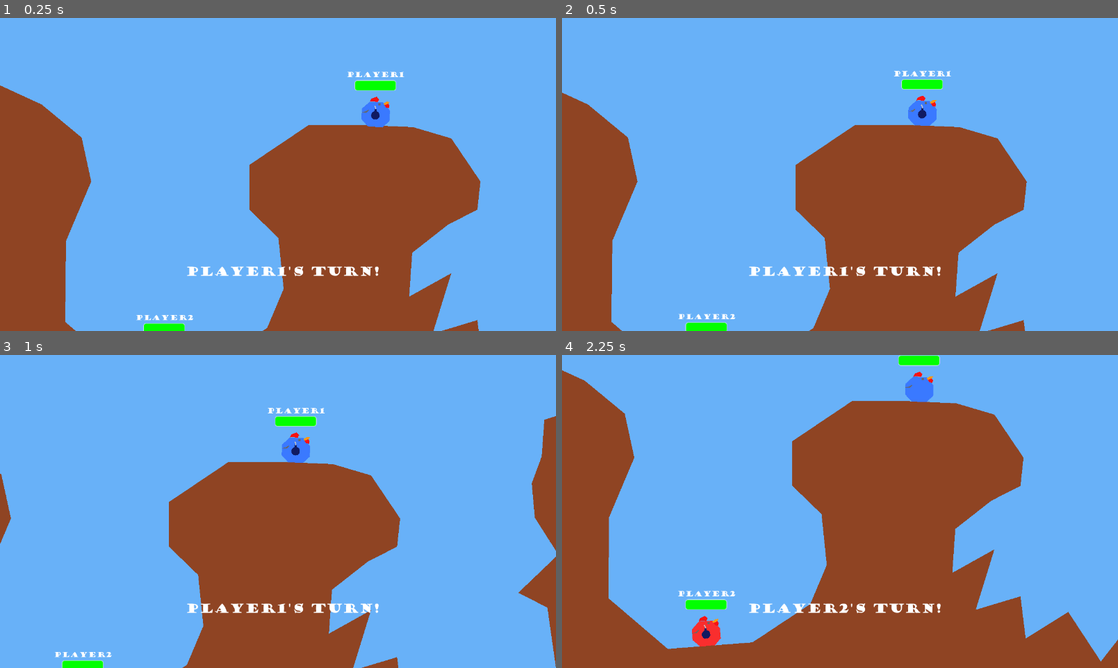
Above: before the commit, frames 1-4 (two rows, left to right).
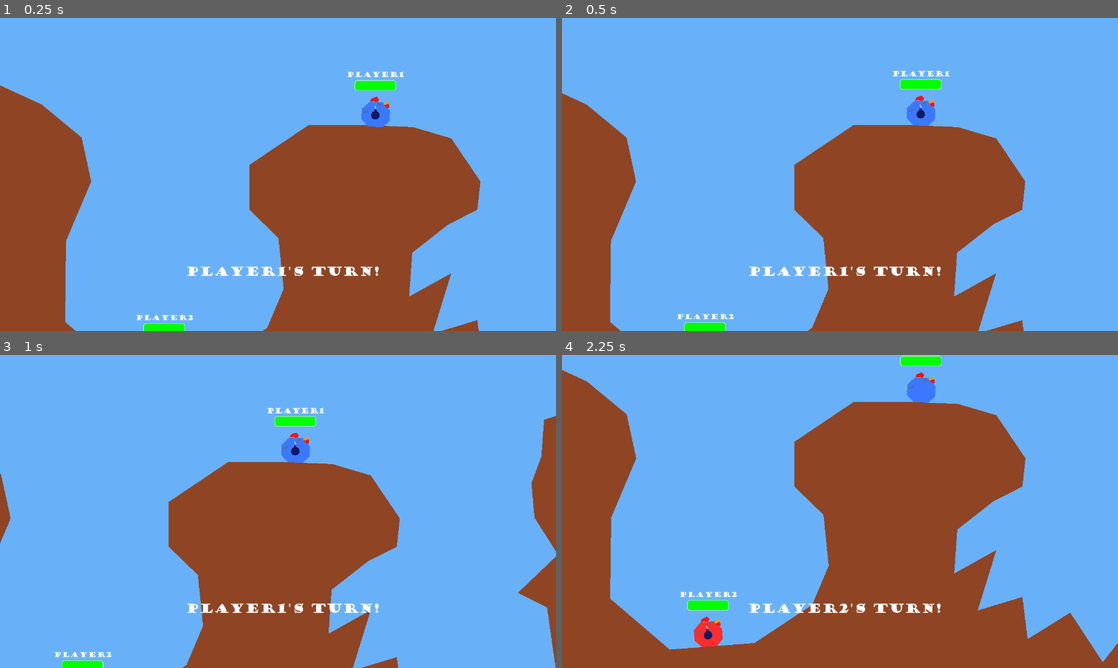
Above: after the commit, the same moments.

Repository: Athakaspen/NotWorms
Game: Godot game, scene res://MainScenes/Level.tscn
Two runs of this game, one before a commit and one after it. Both use one fixed random seed, a clock stepped at 60 frames per second and the inputs below.
Inputs (mouse positions are in pixels of both pictures, inside the frame that each line leads up to):
- Up to frame 1 (0.25 s): no input
- Up to frame 2 (0.5 s): no input
- Up to frame 3 (1 s): move the mouse to (400, 495) at 0.52 s; press the mouse at (400, 495) at 0.53 s; hold D (right) from 0.53 s (still down); tap W (jump) at 0.77 s
- Up to frame 4 (2.25 s): release D (right) at 1.25 s; release the mouse at (962, 495) at 1.25 s; click "Ready!" at 1.25 s; click "End Turn" at 2 s

Frame 1 is identical in both runs. In frame 2, 1.1% of the frame differs, in the area x 0-84%, y 16-100%; in frame 3, 0.4%; in frame 4, 2.0%, in the area x 0-100%, y 0-98%.

Commit message:
Health and Death complete-ish, menu loop added. MatchInfo Singleton added.

Diff:
--- a/MainScenes/Level.tscn
+++ b/MainScenes/Level.tscn
@@ -9,6 +9,9 @@
 [ext_resource path="res://Sprites/whitecircle.png" type="Texture" id=7]
 [ext_resource path="res://Scripts/MatchUI.gd" type="Script" id=8]
 
+[sub_resource type="RectangleShape2D" id=3]
+extents = Vector2( 4137, 110.188 )
+
 [sub_resource type="Gradient" id=2]
 offsets = PoolRealArray( 0.0731707, 0.334495, 0.519164, 0.832753 )
 colors = PoolColorArray( 1, 0.09375, 0.09375, 1, 0.992188, 1, 0, 1, 0.890944, 1, 0.00637755, 1, 0, 1, 0.0625, 1 )
@@ -17,6 +20,14 @@
 script = ExtResource( 1 )
 
 [node name="Terrain" parent="." instance=ExtResource( 2 )]
+
+[node name="ProjectileHolder" type="Node2D" parent="."]
+
+[node name="DeathPlane" type="Area2D" parent="."]
+
+[node name="CollisionShape2D" type="CollisionShape2D" parent="DeathPlane"]
+position = Vector2( 972, 1448 )
+shape = SubResource( 3 )
 
 [node name="TurnQueue" type="Node" parent="."]
 script = ExtResource( 4 )
@@ -48,9 +59,9 @@
 smoothing_enabled = true
 smoothing_speed = 3.0
 
-[node name="CanvasLayer" type="CanvasLayer" parent="."]
+[node name="UICanvas" type="CanvasLayer" parent="."]
 
-[node name="UIHolder" type="Control" parent="CanvasLayer"]
+[node name="UIHolder" type="Control" parent="UICanvas"]
 margin_right = 40.0
 margin_bottom = 40.0
 script = ExtResource( 8 )
@@ -58,11 +69,11 @@
 "_edit_use_anchors_": false
 }
 
-[node name="Preturn" type="Control" parent="CanvasLayer/UIHolder"]
+[node name="Preturn" type="Control" parent="UICanvas/UIHolder"]
 margin_right = 40.0
 margin_bottom = 40.0
 
-[node name="TurnLabelCenter" type="Label" parent="CanvasLayer/UIHolder/Preturn"]
+[node name="TurnLabelCenter" type="Label" parent="UICanvas/UIHolder/Preturn"]
 margin_left = 428.0
 margin_top = 564.0
 margin_right = 875.0
@@ -73,7 +84,7 @@
 "_edit_use_anchors_": false
 }
 
-[node name="ReadyButton" type="Button" parent="CanvasLayer/UIHolder/Preturn"]
+[node name="ReadyButton" type="Button" parent="UICanvas/UIHolder/Preturn"]
 margin_left = 514.0
 margin_top = 448.0
 margin_right = 792.0
@@ -81,14 +92,14 @@
 custom_fonts/font = ExtResource( 5 )
 text = "Ready!"
 
-[node name="Turn" type="Control" parent="CanvasLayer/UIHolder"]
+[node name="Turn" type="Control" parent="UICanvas/UIHolder"]
 margin_right = 40.0
 margin_bottom = 40.0
 __meta__ = {
 "_edit_use_anchors_": false
 }
 
-[node name="TurnLabelCorner" type="Label" parent="CanvasLayer/UIHolder/Turn"]
+[node name="TurnLabelCorner" type="Label" parent="UICanvas/UIHolder/Turn"]
 margin_left = 26.0
 margin_top = 22.0
 margin_right = 392.0
@@ -99,7 +110,7 @@
 "_edit_use_anchors_": false
 }
 
-[node name="TurnTimer" type="TextureProgress" parent="CanvasLayer/UIHolder/Turn"]
+[node name="TurnTimer" type="TextureProgress" parent="UICanvas/UIHolder/Turn"]
 margin_left = 1131.0
 margin_top = 19.0
 margin_right = 1259.0
@@ -115,7 +126,7 @@
 }
 TimeGradient = SubResource( 2 )
 
-[node name="EndTurnButton" type="Button" parent="CanvasLayer/UIHolder/Turn"]
+[node name="EndTurnButton" type="Button" parent="UICanvas/UIHolder/Turn"]
 margin_left = 982.0
 margin_top = 636.0
 margin_right = 1263.0
@@ -126,8 +137,32 @@
 "_edit_use_anchors_": false
 }
 
-[connection signal="pressed" from="CanvasLayer/UIHolder/Preturn/ReadyButton" to="CanvasLayer/UIHolder" method="_on_ReadyButton_pressed"]
-[connection signal="pressed" from="CanvasLayer/UIHolder/Turn/EndTurnButton" to="CanvasLayer/UIHolder" method="_on_EndTurnButton_pressed"]
+[node name="DeathToast" type="Control" parent="UICanvas/UIHolder"]
+margin_right = 40.0
+margin_bottom = 40.0
+__meta__ = {
+"_edit_use_anchors_": false
+}
+
+[node name="Text" type="Label" parent="UICanvas/UIHolder/DeathToast"]
+margin_left = 395.0
+margin_top = 200.0
+margin_right = 914.0
+margin_bottom = 239.0
+custom_fonts/font = ExtResource( 5 )
+text = "PlayerX has Died!"
+__meta__ = {
+"_edit_use_anchors_": false
+}
+
+[node name="DeathToastTimer" type="Timer" parent="UICanvas/UIHolder/DeathToast"]
+wait_time = 2.5
+one_shot = true
+
+[connection signal="body_entered" from="DeathPlane" to="." method="_on_DeathPlane_body_entered"]
+[connection signal="pressed" from="UICanvas/UIHolder/Preturn/ReadyButton" to="UICanvas/UIHolder" method="_on_ReadyButton_pressed"]
+[connection signal="pressed" from="UICanvas/UIHolder/Turn/EndTurnButton" to="UICanvas/UIHolder" method="_on_EndTurnButton_pressed"]
+[connection signal="timeout" from="UICanvas/UIHolder/DeathToast/DeathToastTimer" to="UICanvas/UIHolder" method="_on_DeathToastTimer_timeout"]
 
 [editable path="TurnQueue/Player1"]
 [editable path="TurnQueue/Player1/PlayerBody"]
--- a/MainScenes/Menu.tscn
+++ b/MainScenes/Menu.tscn
@@ -1,6 +1,7 @@
-[gd_scene load_steps=2 format=2]
+[gd_scene load_steps=3 format=2]
 
 [ext_resource path="res://Scripts/Menu.gd" type="Script" id=1]
+[ext_resource path="res://Fonts/TestFont.tres" type="DynamicFont" id=2]
 
 [node name="Menu" type="Node2D"]
 script = ExtResource( 1 )
@@ -13,10 +14,11 @@
 }
 
 [node name="StartButton" type="Button" parent="MenuHolder"]
-margin_left = 200.0
-margin_top = 349.0
-margin_right = 852.0
-margin_bottom = 601.0
+margin_left = 389.0
+margin_top = 412.0
+margin_right = 864.0
+margin_bottom = 585.0
+custom_fonts/font = ExtResource( 2 )
 text = "Start"
 __meta__ = {
 "_edit_use_anchors_": false
--- /dev/null
+++ b/MainScenes/WinScreen.tscn
@@ -0,0 +1,41 @@
+[gd_scene load_steps=3 format=2]
+
+[ext_resource path="res://Fonts/TestFont.tres" type="DynamicFont" id=1]
+[ext_resource path="res://Scripts/WinScreen.gd" type="Script" id=2]
+
+[node name="WinScreen" type="Node2D"]
+script = ExtResource( 2 )
+
+[node name="UI" type="Control" parent="."]
+margin_right = 40.0
+margin_bottom = 40.0
+__meta__ = {
+"_edit_use_anchors_": false
+}
+
+[node name="Title" type="Label" parent="UI"]
+margin_left = 423.0
+margin_top = 171.0
+margin_right = 833.0
+margin_bottom = 210.0
+custom_fonts/font = ExtResource( 1 )
+text = "PlayerX Wins!"
+
+[node name="MainMenuButton" type="Button" parent="UI"]
+margin_left = 464.0
+margin_top = 497.0
+margin_right = 810.0
+margin_bottom = 602.0
+custom_fonts/font = ExtResource( 1 )
+text = "Main Menu"
+__meta__ = {
+"_edit_use_anchors_": false
+}
+
+[node name="PlayerHolder" type="Position2D" parent="."]
+position = Vector2( 635, 346 )
+
+[node name="_placeholder" type="Polygon2D" parent="PlayerHolder"]
+polygon = PoolVector2Array( -43, 48, -83, -16, -41, -66, 46, -69, 67, -43, 52, 18, 38, 53, -5, 56 )
+
+[connection signal="pressed" from="UI/MainMenuButton" to="." method="_on_MainMenuButton_pressed"]
--- a/Scripts/Level.gd
+++ b/Scripts/Level.gd
@@ -2,7 +2,8 @@
 
 onready var camera = $GameCamera
 onready var turn_queue = $TurnQueue
-onready var UI = $CanvasLayer/UIHolder
+onready var UI = $UICanvas/UIHolder
+onready var projectile_holder = $ProjectileHolder
 
 # Called when the node enters the scene tree for the first time.
 func _ready():
@@ -16,13 +17,12 @@
 
 	turn_queue.initialize()
 
-	update_camera(turn_queue.get_current_player().get_body())
+	update_camera(turn_queue.get_camera_point())
 
 
 # Called every frame. 'delta' is the elapsed time since the previous frame.
 func _process(_delta):
-	update_camera(turn_queue.get_current_player().get_body(),
-		turn_queue.get_camera_mode())
+	update_camera(turn_queue.get_camera_point())
 	update_UI()
 
 
@@ -30,11 +30,11 @@
 	UI.set_timer_progress(turn_queue.get_timer_progress())
 	UI.set_current_player_name(turn_queue.get_current_player().name)
 
-func update_camera(player, includeMouse := true):
-	if not includeMouse:
-		# Camera follows player
-		camera.global_position = player.global_position
-	else:
-		# Camera sits between player and aim point
-		camera.global_position = \
-			(2*player.global_position + get_global_mouse_position()) / 3
+func update_camera(point : Vector2):
+	camera.global_position = point
+
+
+# Kill players in death plane
+func _on_DeathPlane_body_entered(body):
+	if body.is_in_group("Player"):
+		body.parent.do_damage(10000)
--- a/Scripts/MatchUI.gd
+++ b/Scripts/MatchUI.gd
@@ -9,7 +9,7 @@
 
 # Called when the node enters the scene tree for the first time.
 func _ready():
-	pass # Replace with function body.
+	$DeathToast.visible = false
 
 
 # Called every frame. 'delta' is the elapsed time since the previous frame.
@@ -23,6 +23,11 @@
 	cur_player = value
 	$Turn/TurnLabelCorner.text = cur_player + "'s Turn!"
 	$Preturn/TurnLabelCenter.text = cur_player + "'s Turn!"
+
+func do_deathtoast(playername:String) -> void:
+	$DeathToast/Text.text = playername + " has Died!"
+	$DeathToast.visible = true
+	$DeathToast/DeathToastTimer.start()
 
 func init_preturn():
 	$Turn.visible = false
@@ -42,3 +47,7 @@
 
 func _on_ReadyButton_pressed():
 	emit_signal("start_turn")
+
+
+func _on_DeathToastTimer_timeout():
+	$DeathToast.visible = false
--- a/Scripts/Player.gd
+++ b/Scripts/Player.gd
@@ -1,4 +1,4 @@
-extends Node
+extends Node2D
 
 class_name Player
 
@@ -6,11 +6,17 @@
 
 onready var player_body = $PlayerBody
 onready var turn_timer = $TurnTimer
+onready var turn_queue = $".."
+onready var aim_point = $AimPoint
 
-export var MAX_HEALTH = 1
+export var MAX_HEALTH = 100
 var health
 
-var is_dead = false
+# bool, is it this players turn or not
+var is_my_turn := false
+var is_dead := false
+# this used to make sure you don't die after winning
+var is_invincible := false
 
 # Called when the node enters the scene tree for the first time.
 func _ready():
@@ -22,10 +28,10 @@
 	# ah cahnt dyu aneethin if ahm ded
 	#if is_dead: return
 
+	aim_point.global_position = get_global_mouse_position()
+
 	# Stick tag to player's head
 	$Tag.position = $PlayerBody.position + Vector2.UP * 50
-	print(health + MAX_HEALTH)
-	print(float(health)/float(MAX_HEALTH))
 
 # This function is called when the "Ready Up" screen shows,
 # before the actual turn begins. It's here to set up visuals mostly.
@@ -35,6 +41,7 @@
 func play_turn(turn_dur:float) -> void:
 	# print("It's %s's turn!" % name)
 
+	is_my_turn = true
 	turn_timer.wait_time = turn_dur
 
 	# Set active player's body to active
@@ -50,6 +57,7 @@
 
 func end_turn():
 	player_body.set_turn_active(false)
+	is_my_turn = false
 	# Stop the timer if it's still going
 	turn_timer.stop()
 	emit_signal("turn_done")
@@ -64,6 +72,9 @@
 	return turn_timer.time_left/turn_timer.wait_time
 
 func do_damage(value:int) -> void:
+
+	if is_invincible: return
+
 	# decrease health
 	health = int(clamp(health-value, 0, MAX_HEALTH))
 
@@ -77,7 +88,27 @@
 
 # TODO: Death... State? Turn? Basically need to delete self more carefully
 func die():
-	self.queue_free()
+	turn_queue.level.UI.do_deathtoast(name)
+	MatchInfo.rec_death(name)
+	if not is_my_turn:
+
+		# Replace queue_free with remove_child. A reference to the player node
+		# is kept in MatchInfo for later.
+		#self.queue_free()
+		get_parent().remove_child(self)
+
+	else:
+		self.visible = false
+		player_body.sleeping = true
+		yield(self, "turn_done")
+
+		# Replace queue_free with remove_child. A reference to the player node
+		# is kept in MatchInfo for later.
+		#self.queue_free()
+		get_parent().remove_child(self)
+
+func set_invincible():
+	is_invincible = true
 
 func _on_TurnTimer_timeout():
 	end_turn()
--- a/Scripts/PlayerBody.gd
+++ b/Scripts/PlayerBody.gd
@@ -4,14 +4,14 @@
 
 var bomb = preload("res://SubScenes/Weapons/Bomb.tscn")
 
-#var gravity := 400.0
 export var move_force := 1100.0
 export var MAX_SPEED = 400
 export var H_damping := 3.0
-#var velocity := Vector2.ZERO
 export var bomb_velocity := 600.0
 export var jump_force := 350.0
 export var air_jump_scalar := 0.65
+
+onready var parent = $".."
 
 var is_active := false
 
@@ -38,7 +38,7 @@
 	# Bail if it's not ur turn
 	if not is_active: return
 
-	$RotPoint.look_at(get_global_mouse_position())
+	$RotPoint.look_at(parent.aim_point.global_position)
 
 #	if Input.is_action_just_pressed("shoot"):
 #		var b = bomb.instance()
@@ -54,7 +54,7 @@
 	if event.is_action_pressed("shoot"):
 		var b = bomb.instance()
 		b.transform = $RotPoint/ShootPoint.global_transform
-		get_parent().add_child(b)
+		parent.turn_queue.level.projectile_holder.add_child(b)
 		b.apply_central_impulse(b.transform.x * bomb_velocity * b.mass)
 
 func _physics_process(delta: float) -> void:
--- /dev/null
+++ b/Scripts/Singletons/MatchInfo.gd
@@ -0,0 +1,30 @@
+extends Node
+
+
+var winner:String = "UNDEFINED"
+
+var death_order = []
+
+var player_info = {}
+
+# Called when the node enters the scene tree for the first time.
+func _ready():
+	pass # Replace with function body.
+
+# Get information at the start of a match
+func initialize_match(turn_queue:TurnQueue) -> void:
+	winner = "UNDEFINED"
+
+	# Create a dict of the players to reference later
+	for player in turn_queue.get_children():
+		player_info[player.name] = player
+
+	return
+
+# Set the name of the winner, for use on winscreen
+func set_winner(playername:String):
+	winner = playername
+
+# Record a death, for potential use later
+func rec_death(playername:String):
+	death_order.append(playername)
--- a/Scripts/TurnQueue.gd
+++ b/Scripts/TurnQueue.gd
@@ -1,6 +1,8 @@
 extends Node
 
 class_name TurnQueue
+
+var winscreen_path := "res://MainScenes/WinScreen.tscn"
 
 export(float) var turnDuration = 7.0
 
@@ -8,18 +10,28 @@
 	INIT,
 	PRETURN,
 	TURN,
-	POSTTURN
+	POSTTURN,
+	GAMEOVER
 }
 var STATE = State.INIT
+
+enum CamMode {
+	PLAYER,
+	MIDPOINT,
+	PROJECTILE
+}
+var CAM_MODE = CamMode.PLAYER
 
 # reference to parent
 # not sure if this is really necessary
 onready var level = $".."
 
 var active_player : Player
+var winner : Player = null
 
 func initialize():
 	active_player = get_child(0)
+	MatchInfo.initialize_match(self)
 	main_loop()
 
 func main_loop():
@@ -29,29 +41,90 @@
 		STATE = State.TURN
 		yield(play_turn(), "completed")
 
+		# Stop if we've detected that the game is over
+		if STATE == State.GAMEOVER: break
+
+		var new_index : int = (active_player.get_index() + 1) % get_child_count()
+		active_player = get_child(new_index)
+
+func _process(delta : float) -> void:
+	check_win()
+
 func init_preturn():
 	active_player.init_preturn()
 	level.UI.init_preturn()
+	CAM_MODE = CamMode.PLAYER
 	yield(level.UI, "start_turn")
 
 func play_turn():
 	level.UI.init_turn()
+	CAM_MODE = CamMode.MIDPOINT
 	yield(active_player.play_turn(turnDuration), "completed")
-	var new_index : int = (active_player.get_index() + 1) % get_child_count()
-	active_player = get_child(new_index)
 
 func get_current_player() -> Player:
 	return active_player
 
 func get_timer_progress() -> float:
+	if STATE == State.GAMEOVER: return 0.0
 	return active_player.get_timer_progress()
 
-# Badly named function. true means to include the mouse
-# position in camera position, false means base cam position
-# only on player position. Very confusing.
-func get_camera_mode() -> bool:
-	# Only return false in PRETURN state
-	return STATE != State.PRETURN
+func check_win() -> void:
+
+	# Don't check wins again after one was found
+	if STATE == State.GAMEOVER: return
+
+	var num_players = get_child_count()
+	#print ("Checking win... " + str(num_players) + " Players...")
+
+	if num_players >= 2:
+		# no winner
+		return
+	elif num_players == 1:
+		# We have a winner!
+		STATE = State.GAMEOVER
+		winner = get_child(0)
+		print("Winner: " + winner.name)
+		MatchInfo.set_winner(winner.name)
+
+		winner.set_invincible()
+
+		# Remove the winner as a child or it will be forably deleted
+		remove_child(winner)
+		# Go straight to win screen
+		get_tree().change_scene(winscreen_path)
+
+		pass
+	else:
+		# Num Players is 0, we have a problem
+		print("This is a problem")
+		STATE = State.GAMEOVER
+		level.UI.do_deathtoast("Everyone")
+
+var prev_cam_point : Vector2
+
+# Return the point the camera should be moving towards this frame.
+func get_camera_point() -> Vector2:
+
+	check_win()
+
+	#If the game is over, don't move the camera, to be safe
+	if STATE == State.GAMEOVER: return prev_cam_point
+
+	var player_pos = active_player.player_body.global_position
+	var cam_point = Vector2.ZERO
+	match CAM_MODE:
+		CamMode.PLAYER:
+			# follow player only
+			cam_point = player_pos
+		CamMode.MIDPOINT:
+			# follow weighted midpoint of aiming
+			cam_point = (2*player_pos + active_player.aim_point.global_position) / 3
+		CamMode.PROJECTILE:
+			#TODO
+			cam_point = Vector2.ZERO
+
+	prev_cam_point = cam_point
+	return cam_point
 
 func end_turn() -> void:
 	print("Turn ended by external caller")
--- /dev/null
+++ b/Scripts/WinScreen.gd
@@ -0,0 +1,31 @@
+extends Node2D
+
+var menu_path = "res://MainScenes/Menu.tscn"
+
+# Declare member variables here. Examples:
+# var a = 2
+# var b = "text"
+
+
+# Called when the node enters the scene tree for the first time.
+func _ready():
+	$PlayerHolder/_placeholder.visible = false
+	$UI/Title.text = MatchInfo.winner + " Wins!"
+	var winner_node = MatchInfo.player_info[MatchInfo.winner]
+	var winner_sprite = winner_node.player_body.get_node("SpritePoly")
+	print(winner_node.name)
+	print(winner_sprite)
+
+	winner_sprite.get_parent().remove_child(winner_sprite)
+	winner_sprite.position = Vector2.ZERO
+
+	$PlayerHolder.add_child(winner_sprite)
+
+
+# Called every frame. 'delta' is the elapsed time since the previous frame.
+#func _process(delta):
+#	pass
+
+
+func _on_MainMenuButton_pressed():
+	get_tree().change_scene(menu_path)
--- a/SubScenes/Player/Player.tscn
+++ b/SubScenes/Player/Player.tscn
@@ -9,7 +9,7 @@
 [sub_resource type="DynamicFont" id=1]
 font_data = ExtResource( 2 )
 
-[node name="Player1" type="Node"]
+[node name="Player1" type="Node2D"]
 script = ExtResource( 1 )
 
 [node name="PlayerBody" parent="." groups=["Damageable"] instance=ExtResource( 3 )]
@@ -47,6 +47,8 @@
 "_edit_use_anchors_": false
 }
 
+[node name="AimPoint" type="Position2D" parent="."]
+
 [connection signal="timeout" from="TurnTimer" to="." method="_on_TurnTimer_timeout"]
 
 [editable path="PlayerBody"]
--- a/SubScenes/Player/PlayerBody.tscn
+++ b/SubScenes/Player/PlayerBody.tscn
@@ -3,6 +3,7 @@
 [ext_resource path="res://Scripts/PlayerBody.gd" type="Script" id=1]
 
 [node name="PlayerBody" type="RigidBody2D" groups=["Knockback", "Player"]]
+mass = 1.5
 gravity_scale = 12.0
 contacts_reported = 4
 contact_monitor = true
--- a/project.godot
+++ b/project.godot
@@ -9,7 +9,7 @@
 config_version=4
 
 _global_script_classes=[ {
-"base": "Node",
+"base": "Node2D",
 "class": "Player",
 "language": "GDScript",
 "path": "res://Scripts/Player.gd"
@@ -35,6 +35,10 @@
 config/name="NotWorms"
 run/main_scene="res://MainScenes/Level.tscn"
 config/icon="res://icon.png"
+
+[autoload]
+
+MatchInfo="*res://Scripts/Singletons/MatchInfo.gd"
 
 [display]
 
Not shown: 1 places in MainScenes/Level.tscn that only renumber resources
